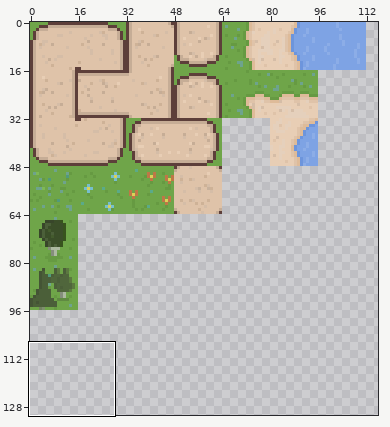
Sprite sheet: assets/grass_tileset.png. Above: a wide view before the commit, with the close-up outlined.
Close-up. As it was:
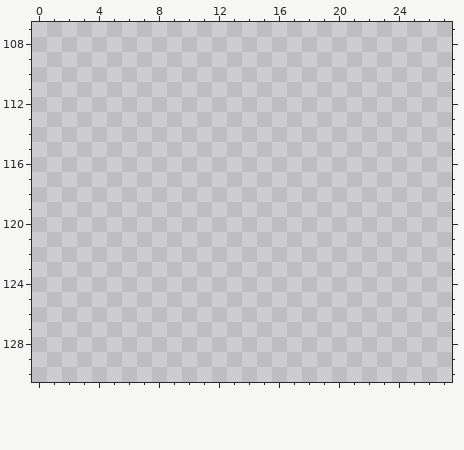
The file is 144x144 pixels. Colours within 5 levels of each other are drawn and written as one. Shown: x 0..27, y 107..130. The wide view leaves out empty margins.
New version:
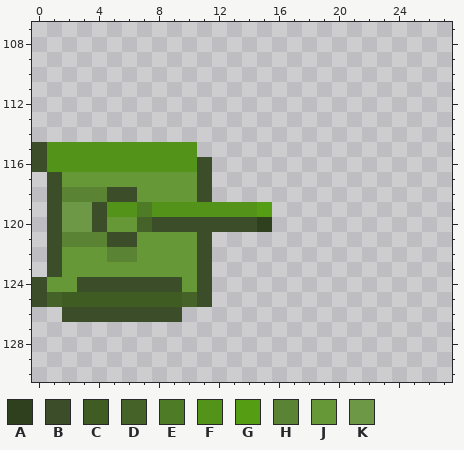
Palette (. is transparent): A #2e401d  B #3b4e29  C #3f5d22  D #456229  E #4e7b25  F #54931a  G #559d13  H #5a8433  J #669838  K #6d9845
Changes in this commit:
Changed rows in their new state; - is an unchanged pixel.
first column x 0:
115 BFFFFFFFFFF-----
116 BFFFFFFFFFFB----
117 -BJJJJJJJJJB----
118 -BHHHBBJJJJB----
119 -BKKBFFEFFFFFFFG
120 -BKKBJJDBBBBBBBA
121 -BHHHBBJJJJB----
122 -BJJJHHJJJJB----
123 -BJJJJJJJJJB----
124 BJJBBBBBBBJB----
125 BDCCCCCCCCDB----
126 --BBBBBBBB------
Where, in picture pixels (left, top, right, bottom), the same in both close-ups:
added: (32, 142, 272, 322)
